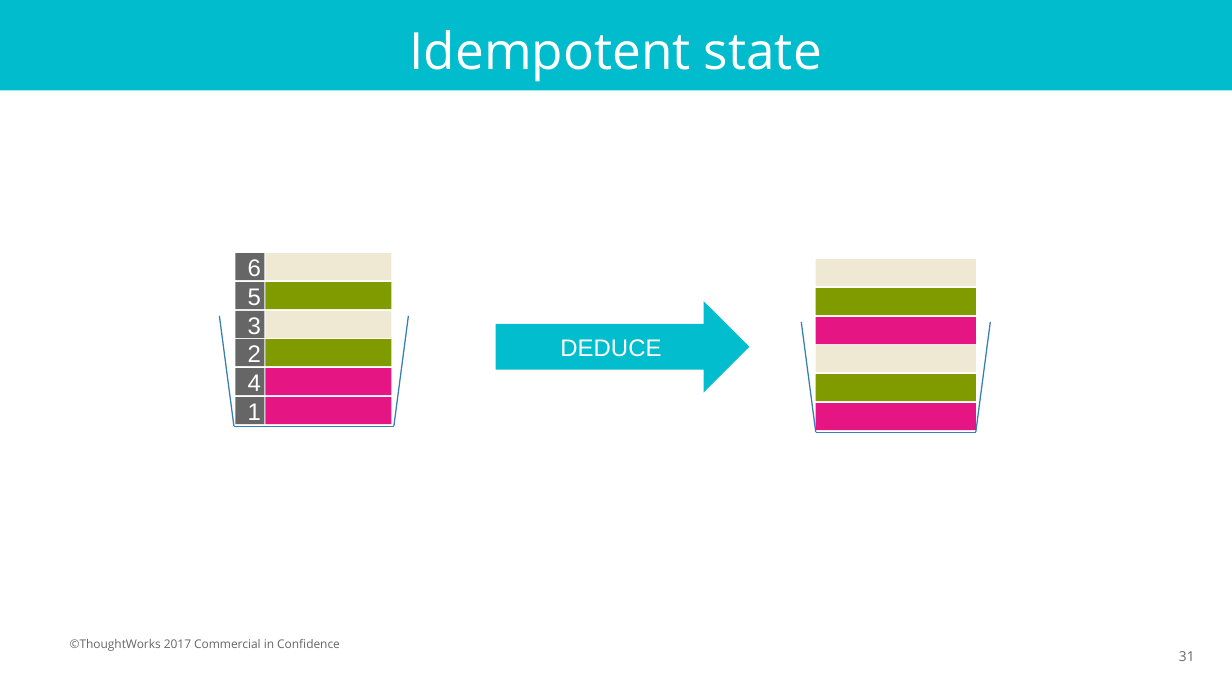
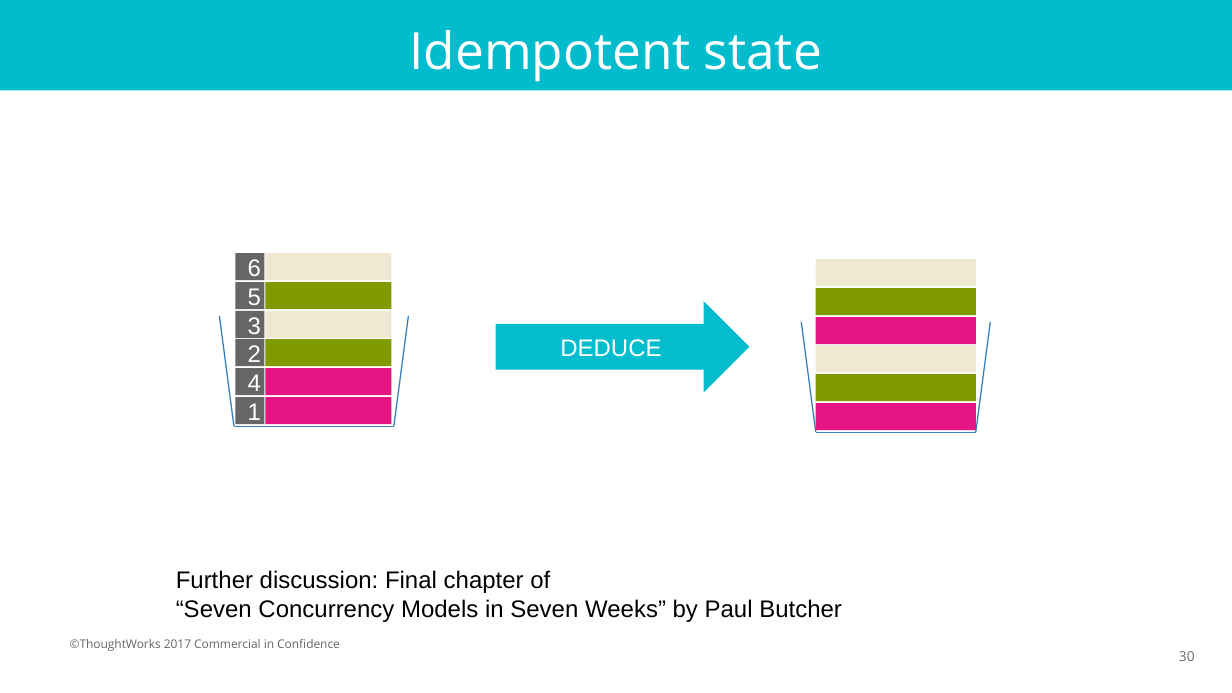
Before and after one commit to wilsontjhi/pycon-asia-2018, a slide deck: slide 30 of slides/Pycon 2018.pptx (slide 31 before the commit). Drawn at 1232x693 pixels with LibreOffice and Linux fonts; fonts in the diff are those of the drawing. Boxes give left, top, right and bottom in pixels: in the first picture for what was removed or moved away, otherwise in the second. Text is boxed around its words. In the diff, an @@ line names an element or a change of style, - is before the commit and + after.

```diff
--- a/slides/Pycon 2018.pptx
+++ b/slides/Pycon 2018.pptx
@@ text added at bbox=[176, 570, 842, 622], 14 pt, text #000000 @@
+Further discussion: Final chapter of
+“Seven Concurrency Models in Seven Weeks” by Paul Butcher
@@ page number at bbox=[1179, 651, 1195, 661]: text changed @@
-31
+30
```
Also in this commit, not shown: 15 other slides changed, 1 slide removed, 3 other files.
